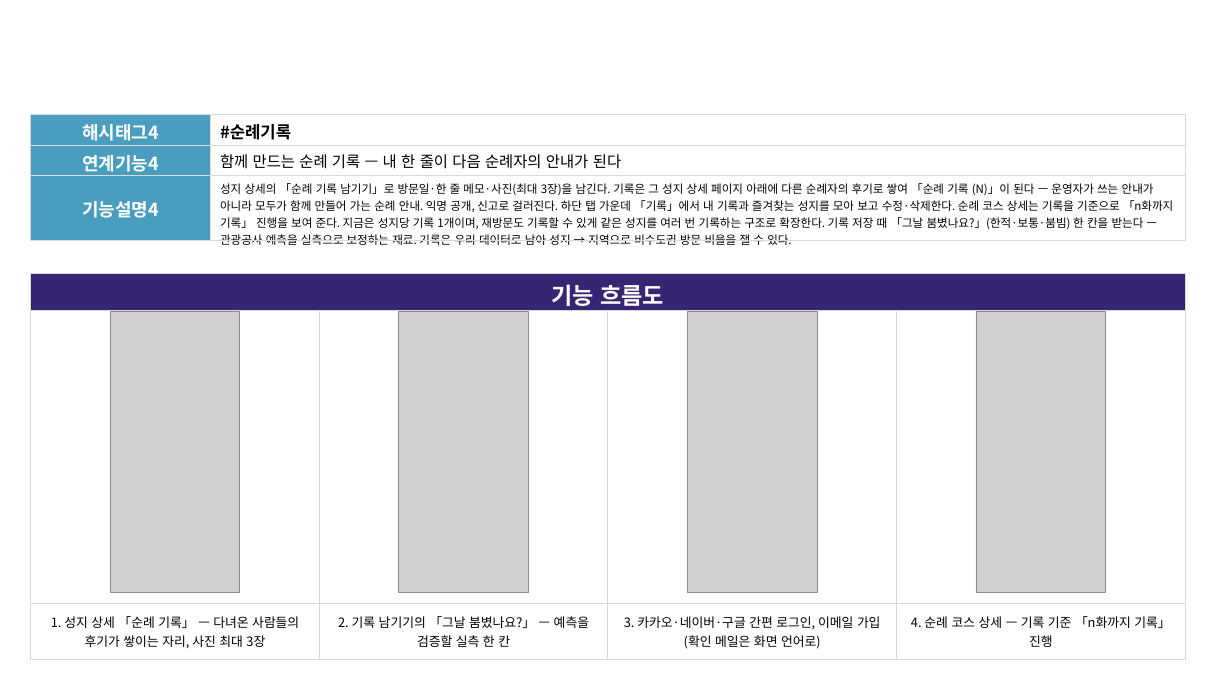
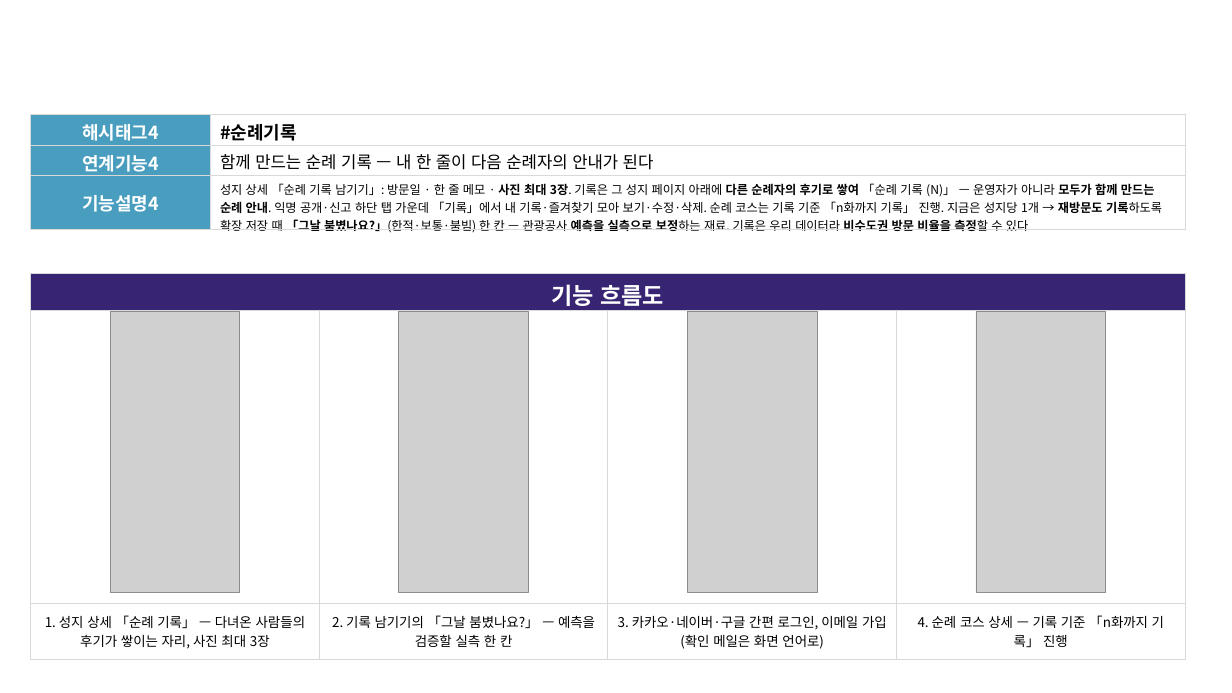
Before and after one commit to linkcontent7-huisun/visitholykorea, a slide deck: slide 8 of docs/10-product/공모전/원본-공모전제출/기능설명서_2026-09-21.pptx. Drawn at 1232x693 pixels with LibreOffice and Linux fonts; fonts in the diff are those of the drawing; grey boxes stand for pictures; background and template pictures are left out. Boxes give left, top, right and bottom in pixels: in the first picture for what was removed or moved away, otherwise in the second. Text is boxed around its words. In the diff, an @@ line names an element or a change of style, - is before the commit and + after.

```diff
--- a/docs/10-product/공모전/원본-공모전제출/기능설명서_2026-09-21.pptx
+++ b/docs/10-product/공모전/원본-공모전제출/기능설명서_2026-09-21.pptx
@@ table at box(30, 115, 1186, 253) @@
-row 3, column 2: 성지 상세의 「순례 기록 남기기」로 방문일·한 줄 메모·사진(최대 3장)을 남긴다. 기록은 그 성지 상세 페이지 아래에 다른 순례자의 후기로 쌓여 「순례 기록 (N)」이 된다 — 운영자가 쓰는 안내가 아니라 모두가 함께 만들어 가는 순례 안내. 익명 공개, 신고로 걸러진다. 하단 탭 가운데 「기록」에서 내 기록과 즐겨찾는 성지를 모아 보고 수정·삭제한다. 순례 코스 상세는 기록을 기준으로 「n화까지 기록」 진행을 보여 준다. 지금은 성지당 기록 1개이며, 재방문도 기록할 수 있게 같은 성지를 여러 번 기록하는 구조로 확장한다. 기록 저장 때 「그날 붐볐나요?」(한적·보통·붐빔) 한 칸을 받는다 — 관광공사 예측을 실측으로 보정하는 재료. 기록은 우리 데이터로 남아 성지 → 지역으로 비수도권 방문 비율을 잴 수 있다.
+row 3, column 2: 성지 상세 「순례 기록 남기기」: 방문일 · 한 줄 메모 · 사진 최대 3장. 기록은 그 성지 페이지 아래에 다른 순례자의 후기로 쌓여 「순례 기록 (N)」 — 운영자가 아니라 모두가 함께 만드는 순례 안내. 익명 공개·신고 하단 탭 가운데 「기록」에서 내 기록·즐겨찾기 모아 보기·수정·삭제. 순례 코스는 기록 기준 「n화까지 기록」 진행. 지금은 성지당 1개 → 재방문도 기록하도록 확장 저장 때 「그날 붐볐나요?」(한적·보통·붐빔) 한 칸 — 관광공사 예측을 실측으로 보정하는 재료. 기록은 우리 데이터라 비수도권 방문 비율을 측정할 수 있다
@@ size 13 to 14 pt in "#순례기록" @@
@@ size 12 to 13 pt in "함께 만드는 순례 기록 — 내 한 ..." @@
@@ table at box(30, 274, 1184, 656) @@
@@ size 10 to 10.5 pt @@
```
Also in this commit, not shown: 9 other slides changed, 4 other files.
